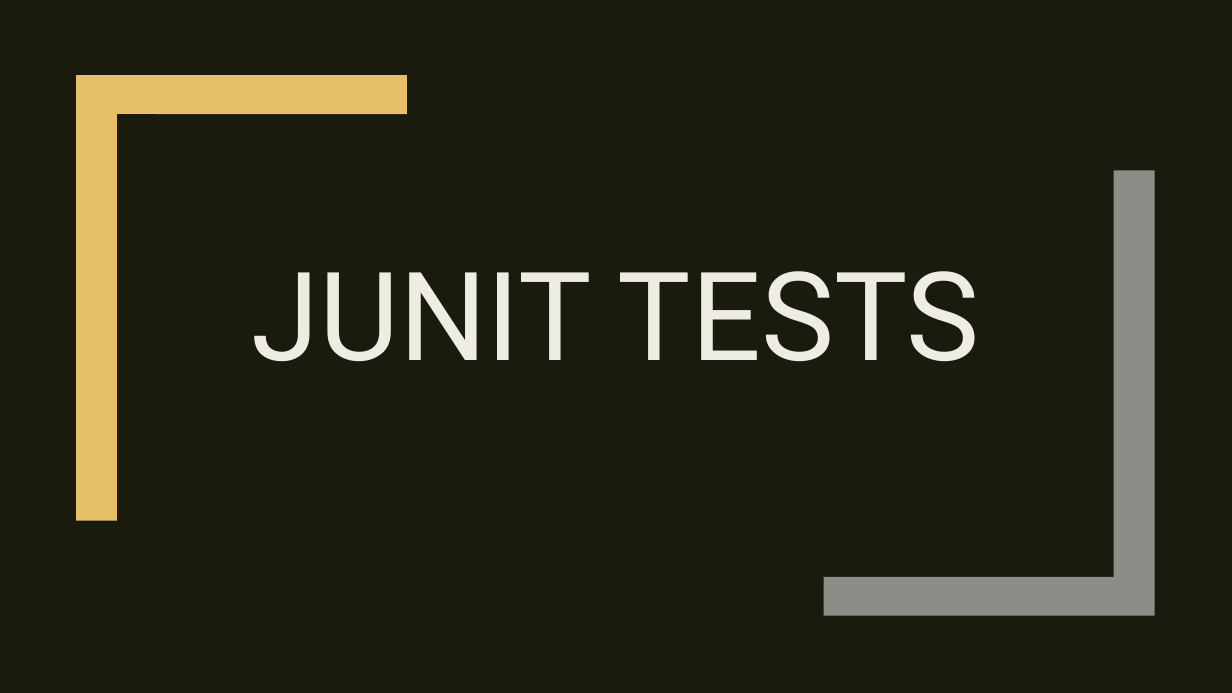
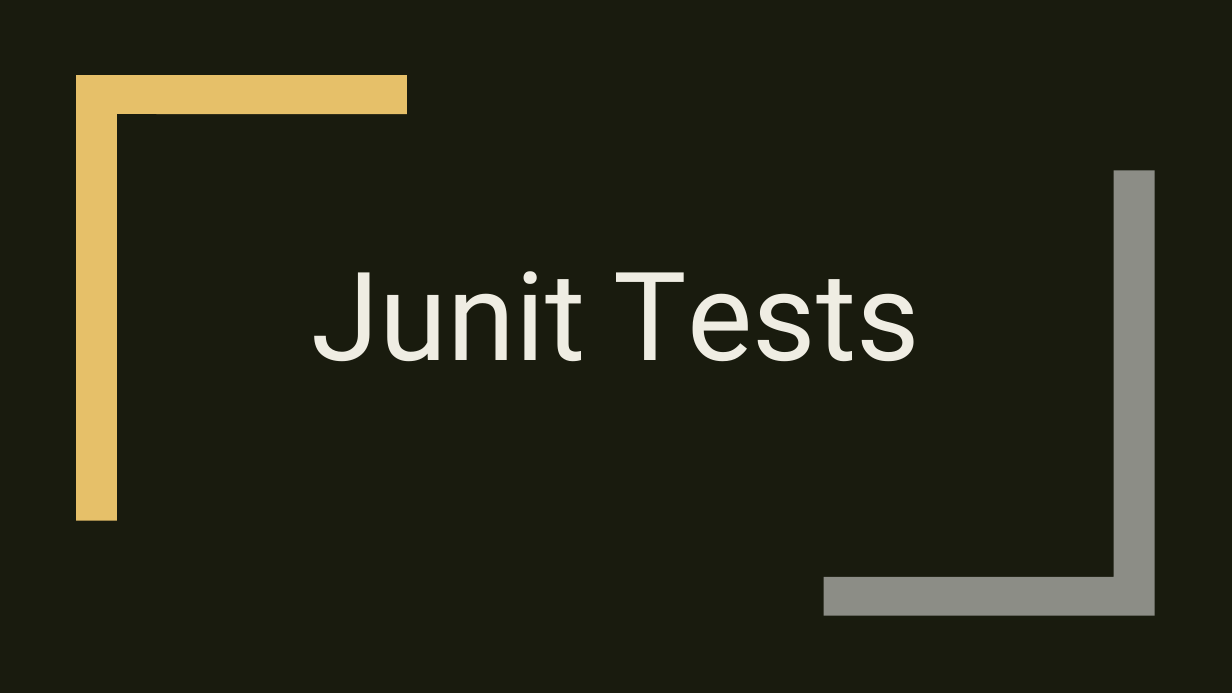
Before and after one commit to 7UsmanS/Java-TetrisTest-master, a slide deck: slide 3 of Java-TetrisTest-master/documentation/Presentation - Group.pptx. Drawn at 1232x693 pixels with LibreOffice and Linux fonts; fonts in the diff are those of the drawing. Boxes give left, top, right and bottom in pixels: in the first picture for what was removed or moved away, otherwise in the second. Text is boxed around its words. In the diff, an @@ line names an element or a change of style, - is before the commit and + after.

```diff
--- a/Java-TetrisTest-master/documentation/Presentation - Group.pptx
+++ b/Java-TetrisTest-master/documentation/Presentation - Group.pptx
@@ title at (x1=312, y1=271, x2=920, y2=362): text changed @@
-JUNIT TESTS
+Junit Tests
```
Also in this commit, not shown: 4 other slides changed.
